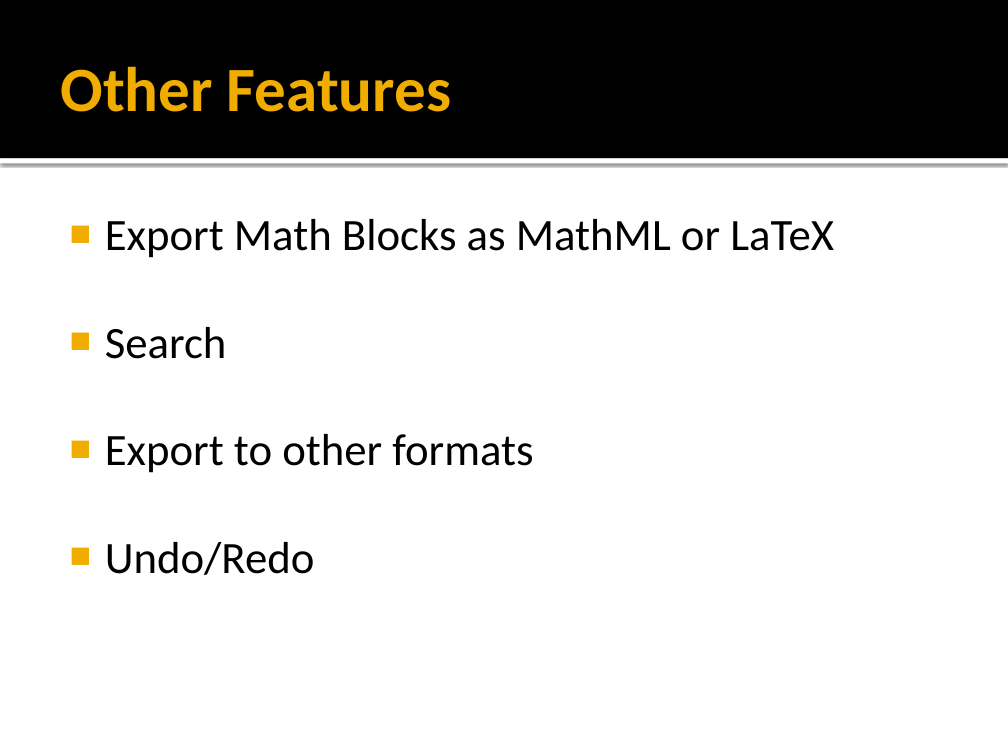
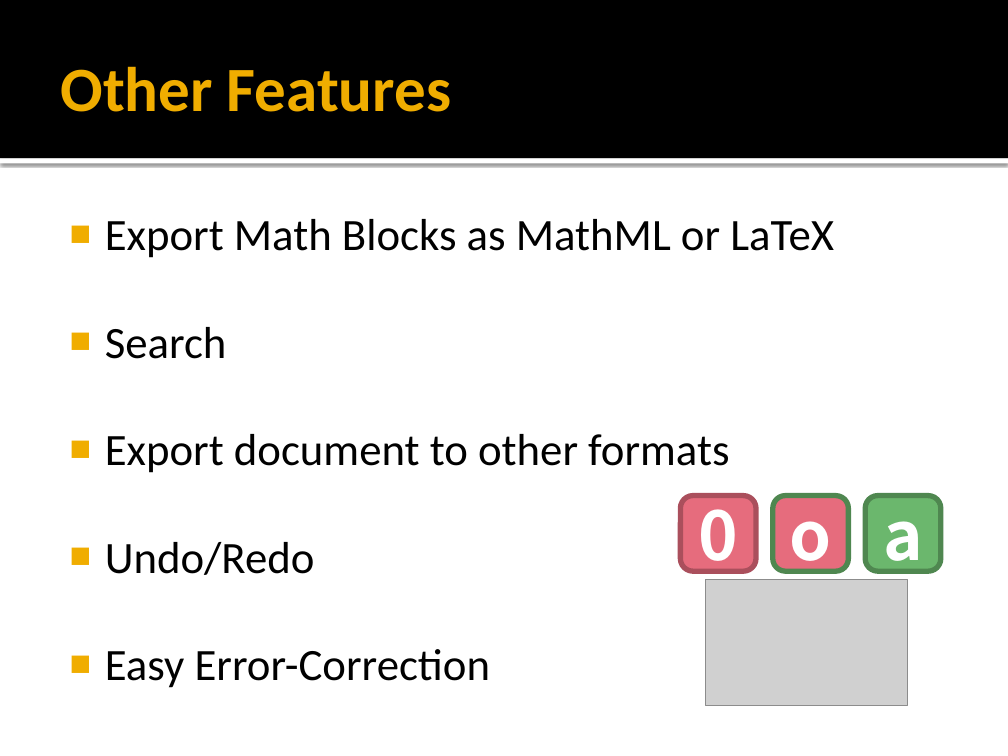
Before and after one commit to kirby561/Android-Math-Notebook, a slide deck: slide 5 of docs/presentations/rcos_pres1_022412.pptx. Drawn at 1008x756 pixels with LibreOffice and Linux fonts; fonts in the diff are those of the drawing; grey boxes stand for pictures. Boxes give left, top, right and bottom in pixels: in the first picture for what was removed or moved away, otherwise in the second. Text is boxed around its words. In the diff, an @@ line names an element or a change of style, - is before the commit and + after.

Commit message:
Changed powerpoint

```diff
--- a/docs/presentations/rcos_pres1_022412.pptx
+++ b/docs/presentations/rcos_pres1_022412.pptx
@@ text at (x1=105, y1=434, x2=729, y2=473): text changed @@
-■ Export to other formats
+■ Export document to other formats
@@ rounded rectangle added at (x1=680, y1=496, x2=756, y2=572), fill #E66C7D, outline #AA505C 3.78 pt, 48 pt, text #FFFFFF, bold @@
+0
@@ rounded rectangle added at (x1=773, y1=496, x2=849, y2=572), fill #E66C7D, outline #4F8751 3.78 pt, 48 pt, text #FFFFFF, bold @@
+o
@@ rounded rectangle added at (x1=865, y1=496, x2=940, y2=572), fill #6BB76D, outline #4F8751 3.78 pt, 48 pt, text #FFFFFF, bold @@
+a
@@ picture added at (x1=706, y1=580, x2=907, y2=706) @@
@@ text at (x1=105, y1=649, x2=490, y2=688): paragraph added @@
+■ Easy Error-Correction
```
Also in this commit, not shown: 2 other slides changed.
